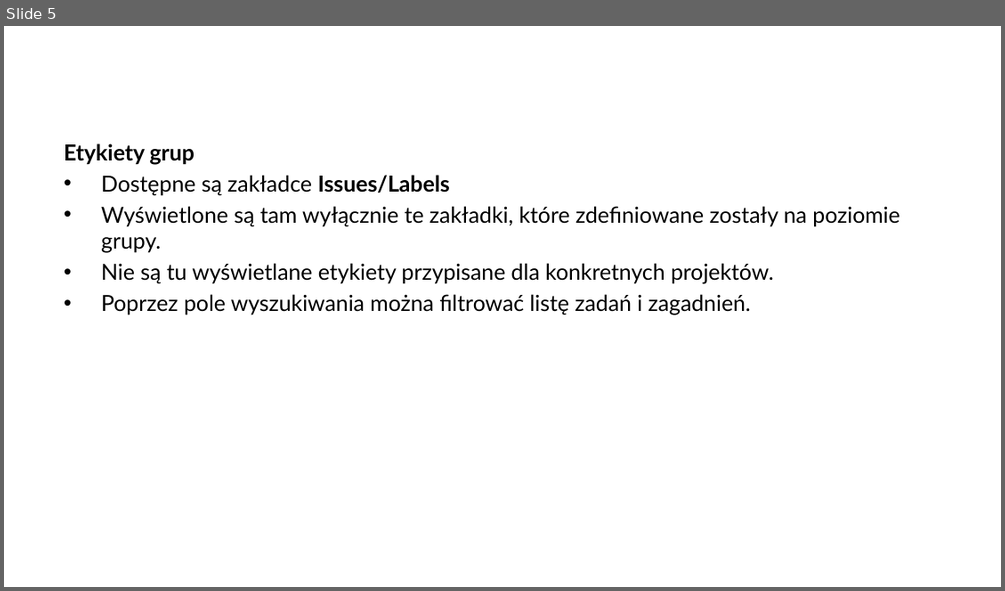
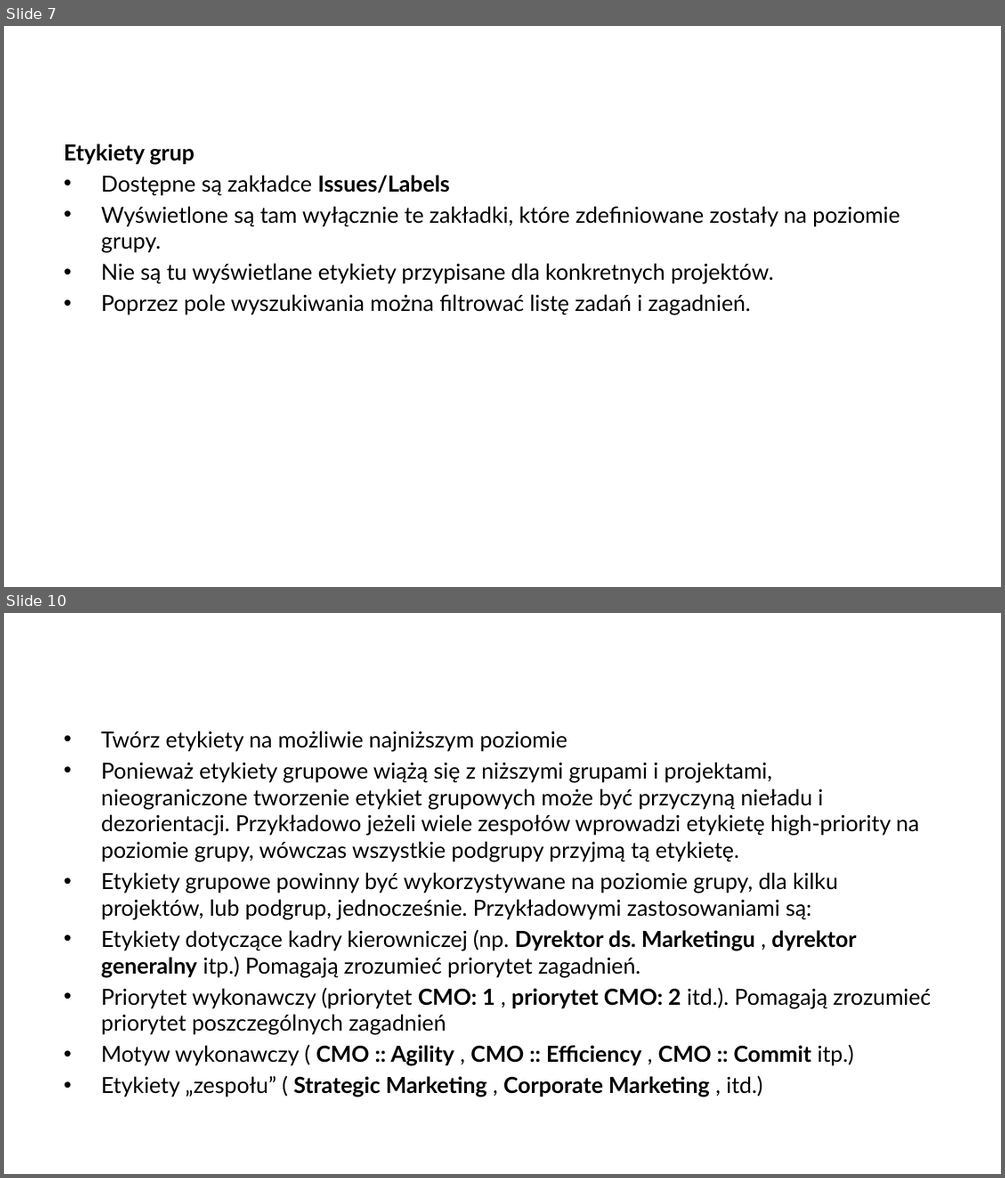
Before and after one commit to arturkwiek/gitlab-tutorial, a slide deck: 10. Git - tutorial - Labels.pptx. Shown one above the other, each under a label of ours: slide 5 before the commit, slides 7 and 10 after it; the slides between them are not shown. The pictures are 1005x591 and 1005x1178 pixels, drawn with LibreOffice and Linux fonts; fonts in the diff are those of the drawing; background and template pictures are left out. Boxes give left, top, right and bottom in pixels: in the first picture for what was removed or moved away, otherwise in the second. Text is boxed around its words. In the diff, an @@ line names an element or a change of style, - is before the commit and + after.

Commit message:
Kontynuacja prezentacji dot. Etykiet

```diff
--- a/10. Git - tutorial - Labels.pptx
+++ b/10. Git - tutorial - Labels.pptx
@@ slide 10 added at box(4, 613, 1001, 1174), background picture (left out) @@
@@ text added at box(101, 730, 930, 1097), 16 pt, text #000000 @@
+• Twórz etykiety na możliwie najniższym poziomie
+• Ponieważ etykiety grupowe wiążą się z niższymi grupami i projektami,
+  nieograniczone tworzenie etykiet grupowych może być przyczyną nieładu i dezorientacji. Przykładowo jeżeli wiele zespołów wprowadzi etykietę high-priority na poziomie grupy, wówczas wszystkie podgrupy przyjmą tą etykietę.
+• Etykiety grupowe powinny być wykorzystywane na poziomie grupy, dla kilku projektów, lub podgrup, jednocześnie. Przykładowymi zastosowaniami są:
+• Etykiety dotyczące kadry kierowniczej (np. Dyrektor ds. Marketingu , dyrektor generalny itp.) Pomagają zrozumieć priorytet zagadnień.
+• Priorytet wykonawczy (priorytet CMO: 1 , priorytet CMO: 2 itd.). Pomagają zrozumieć priorytet poszczególnych zagadnień
+• Motyw wykonawczy ( CMO :: Agility , CMO :: Efficiency , CMO :: Commit itp.)
+• Etykiety „zespołu” ( Strategic Marketing , Corporate Marketing , itd.)
@@ what was slide 5 is now slide 7 @@
```
Also in this commit, not shown: 2 slides changed, 5 other slides added.
